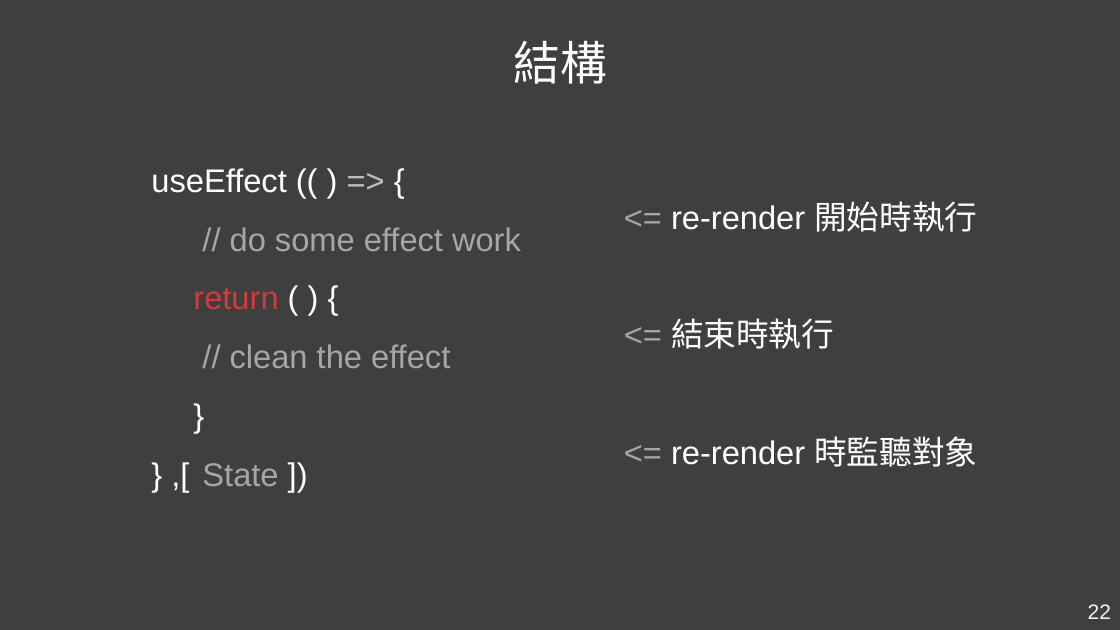
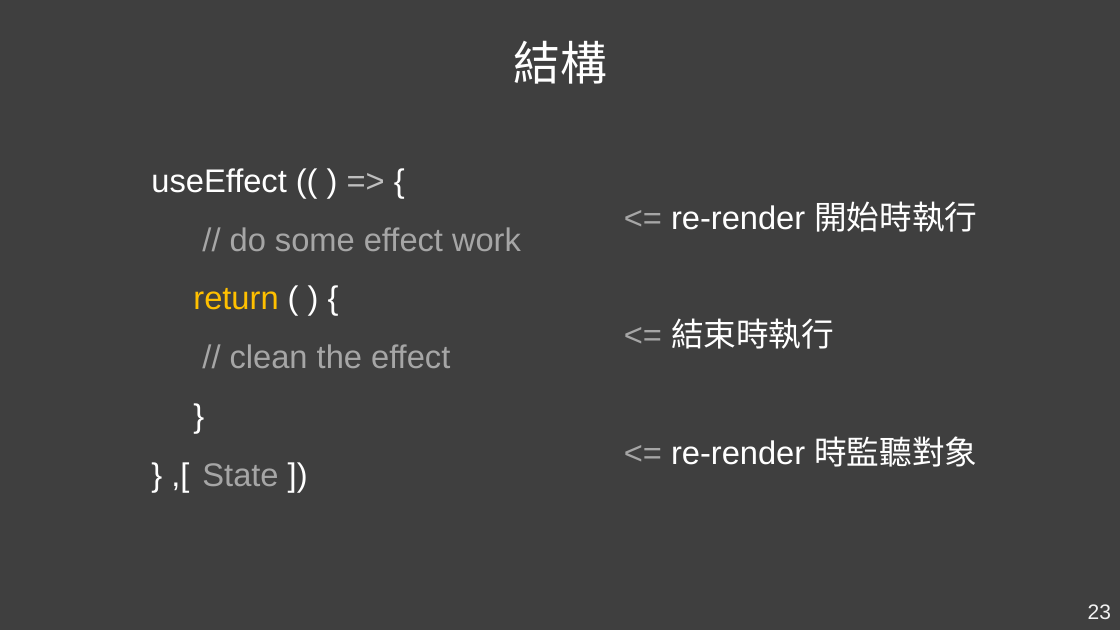
Before and after one commit to Kader-coder/React-Hooks, a slide deck: slide 23 of PPT/React Hooks &.pptx (slide 22 before the commit). Drawn at 1120x630 pixels with LibreOffice and Linux fonts; fonts in the diff are those of the drawing. Boxes give left, top, right and bottom in pixels: in the first picture for what was removed or moved away, otherwise in the second. Text is boxed around its words. In the diff, an @@ line names an element or a change of style, - is before the commit and + after.

```diff
--- a/PPT/React Hooks &.pptx
+++ b/PPT/React Hooks &.pptx
@@ text at [193,288,278,310]: text colour #D5393D to #FFC000 in "return" @@
@@ page number at [1088,604,1111,619]: text changed @@
-22
+23
```
Also in this commit, not shown: 9 other slides changed, 5 slides added, 4 slides removed, 5 other files.
